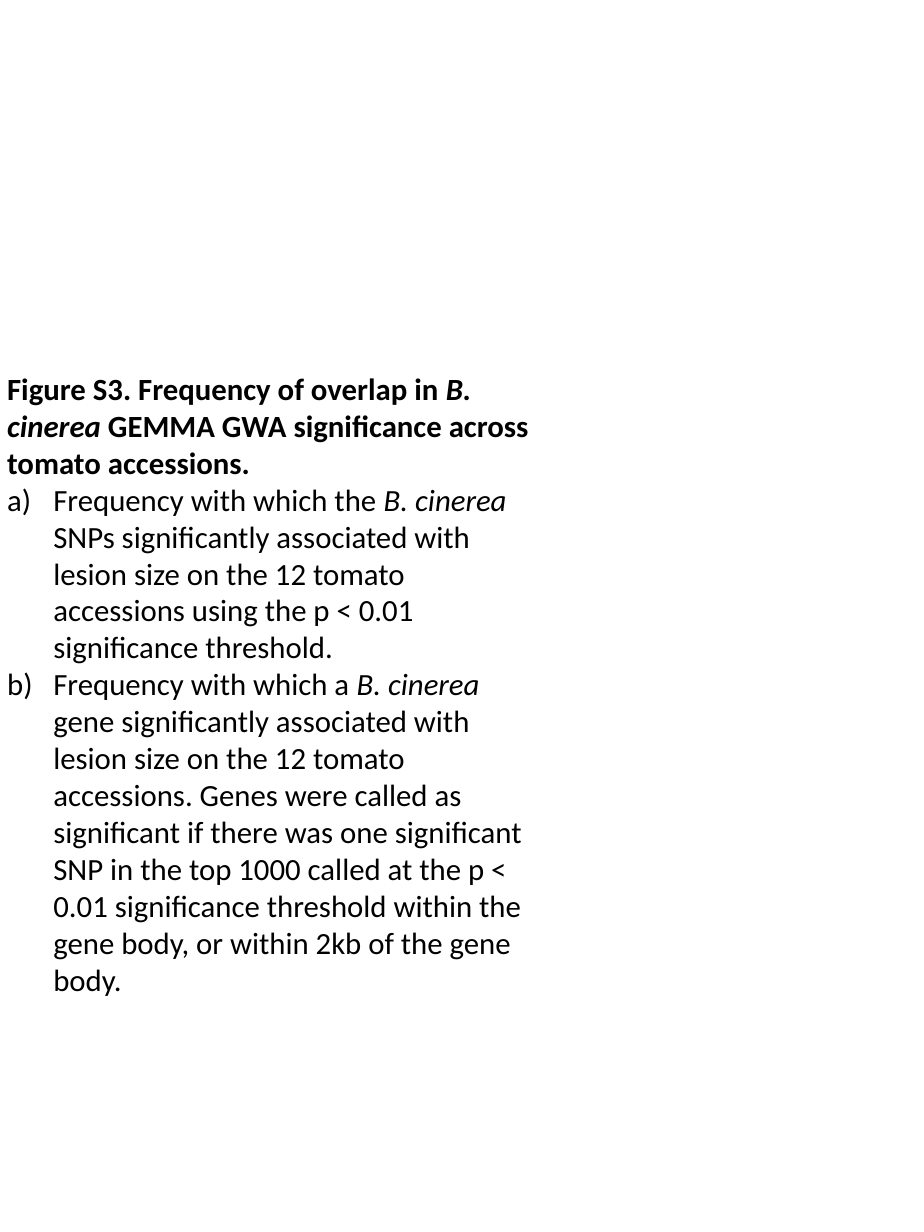
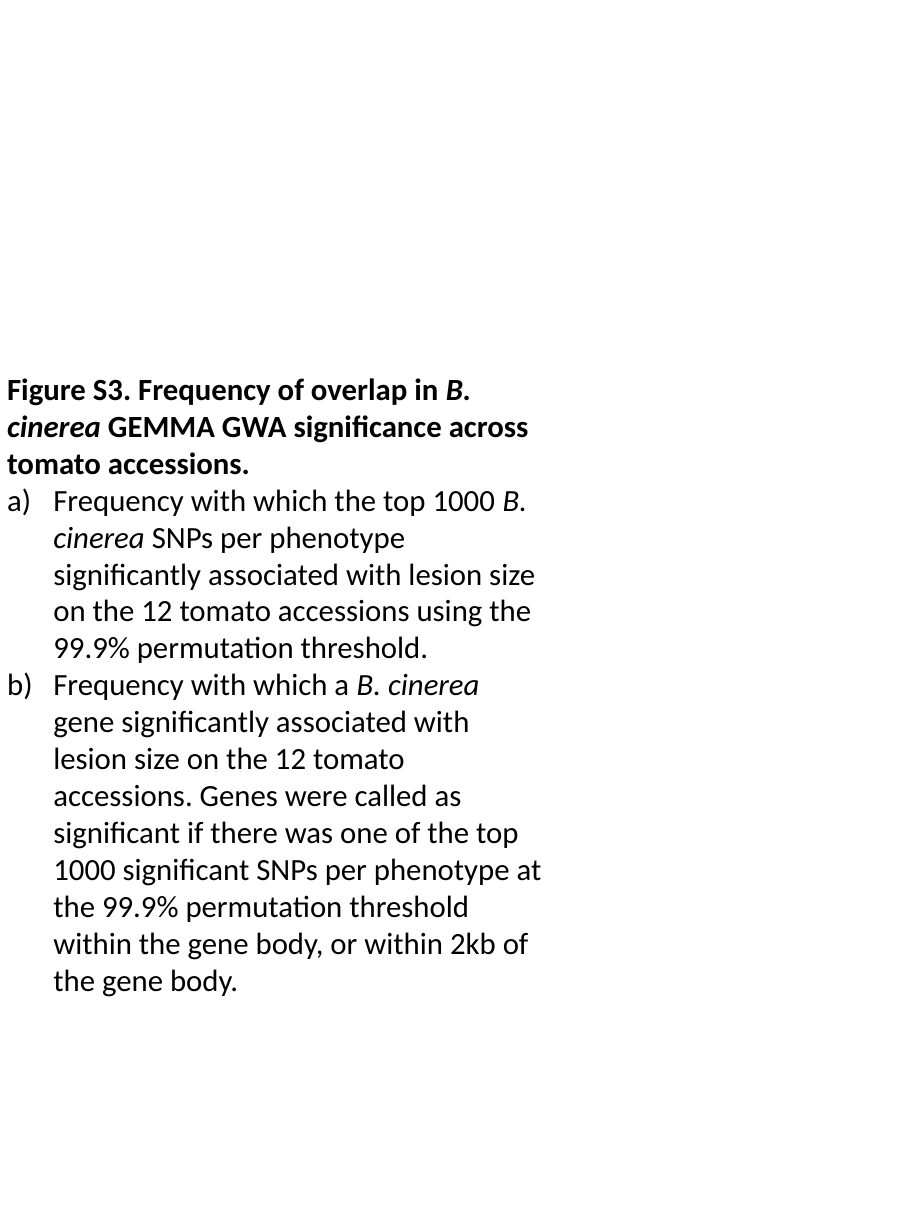
Before and after one commit to nicolise/BcSolGWAS, a slide deck: slide 8 of paper/resub/Soltis_supplemental_resubmit.pptx. Drawn at 924x1232 pixels with LibreOffice and Linux fonts; fonts in the diff are those of the drawing. Boxes give left, top, right and bottom in pixels: in the first picture for what was removed or moved away, otherwise in the second. Text is boxed around its words. In the diff, an @@ line names an element or a change of style, - is before the commit and + after.

Commit message:
redraft of paper - GEMMA with permutations

```diff
--- a/paper/resub/Soltis_supplemental_resubmit.pptx
+++ b/paper/resub/Soltis_supplemental_resubmit.pptx
@@ text at (53, 489, 542, 997): text changed @@
-a) Frequency with which the B. cinerea SNPs significantly associated with lesion size on the 12 tomato accessions using the p < 0.01 significance threshold.
-b) Frequency with which a B. cinerea gene significantly associated with lesion size on the 12 tomato accessions. Genes were called as significant if there was one significant SNP in the top 1000 called at the p < 0.01 significance threshold within the gene body, or within 2kb of the gene body.
+a) Frequency with which the top 1000 B. cinerea SNPs per phenotype significantly associated with lesion size on the 12 tomato accessions using the 99.9% permutation threshold.
+b) Frequency with which a B. cinerea gene significantly associated with lesion size on the 12 tomato accessions. Genes were called as significant if there was one of the top 1000 significant SNPs per phenotype at the 99.9% permutation threshold within the gene body, or within 2kb of the gene body.
```
Also in this commit, not shown: 5 other slides changed, 3 slides added, 3 slides removed, 11 other files.
